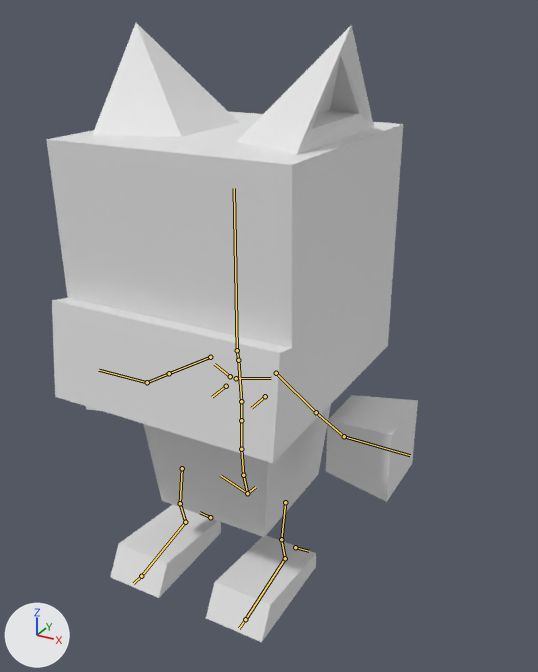
The Blender file Assets/Models/Playermodels/fring_delta.blend: old version first, new version second.
Camera for both pictures: a 50 mm lens placed at (3.08, -5.07, 4.71), pointed at (-0.42, 1.29, 1.53). Every picture has the same lights, and +X, +Y and +Z are marked at lower left. The bones that bend it are drawn over the model as lines.

Names of what the first picture shows: 'Head', 'Left Arm', 'Left Foot', 'Right Arm', 'Right Foot', 'Torso'.
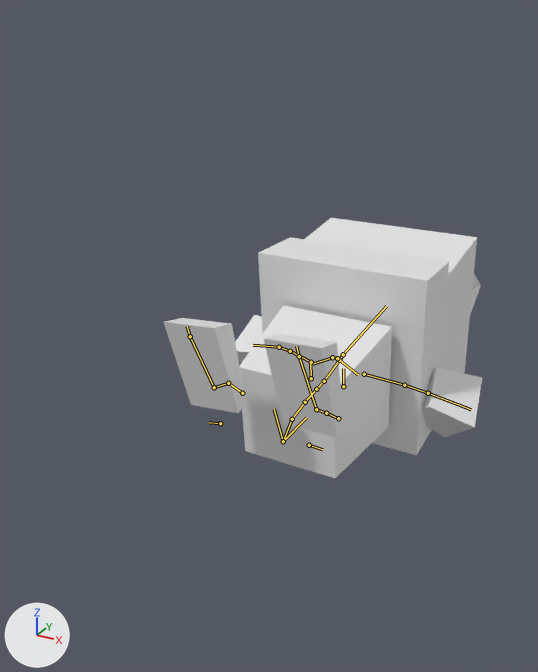
The newer file adds an action. The first version stands in its rest pose; the second is drawn at frame 45 of the action 'Dead'.

What the commit changed:
Bone 'spine' (bone_spine) moves from (0.0, 0.0, 0.0) to (0.0, 0.0, -0.441).
Bone 'spine' (bone_spine) turns from (0, 0, 0) to (-66, 0, 0) degrees about its own x, y and z.
Bone 'spine.001' (bone_spine_001) turns from (0, 0, 0) to (-18, 0, 0) degrees about its own x, y and z.
Bone 'upper_arm.L' (bone_upper_arm_l) turns from (0, 0, 0) to (-22, 33, 48) degrees about its own x, y and z.
Bone 'hand.L' (bone_hand_l) turns from (0, 0, 0) to (-2, 8, -32) degrees about its own x, y and z.
Bone 'upper_arm.R' (bone_upper_arm_r) turns from (0, 0, 0) to (-10, -31, -57) degrees about its own x, y and z.
Bone 'hand.R' (bone_hand_r) turns from (0, 0, 0) to (-1, -6, 41) degrees about its own x, y and z.
Bone 'thigh.L' (bone_thigh_l) turns from (0, 0, 0) to (-48, 0, 0) degrees about its own x, y and z.
Bone 'shin.L' (bone_shin_l) moves from (0.0, 0.0, 0.0) to (0.0, -0.022, 0.021).
Bone 'shin.L' (bone_shin_l) turns from (0, 0, 0) to (-25, 0, 0) degrees about its own x, y and z.
Bone 'foot.L' (bone_foot_l) moves from (0.0, 0.0, 0.0) to (0.0, -0.076, 0.067).
Bone 'foot.L' (bone_foot_l) turns from (0, 0, 0) to (65, -2, 2) degrees about its own x, y and z.
Bone 'thigh.R' (bone_thigh_r) turns from (0, 0, 0) to (-55, 0, 0) degrees about its own x, y and z.
Bone 'foot.R' (bone_foot_r) turns from (0, 0, 0) to (47, 0, 5) degrees about its own x, y and z.

Where the change shows, as pixel boxes (x1, y1, x2, y2) in the pictures (538 x 672 px):
'Head', posed (37% narrower, 46% shorter): before (46, 23, 403, 463); after (258, 218, 481, 455)
'Torso', posed: before (144, 404, 331, 537); after (240, 305, 392, 478)
'Right Foot', posed (27% narrower): before (206, 536, 316, 642); after (264, 334, 344, 437)
'Left Foot', posed (24% narrower): before (111, 505, 221, 598); after (163, 318, 246, 413)
'Right Arm', posed: before (326, 395, 418, 502); after (422, 367, 482, 437)
'Left Arm', posed: before (86, 406, 100, 411); after (235, 315, 263, 363)
bone 'spine', root to tip: before (247, 493) to (243, 475); after (283, 441) to (292, 419)
bone 'spine.001', root to tip: before (243, 475) to (241, 449); after (292, 419) to (305, 402)
bone 'upper_arm.L', root to tip: before (276, 373) to (316, 412); after (364, 374) to (404, 385)
bone 'hand.L', root to tip: before (344, 436) to (410, 455); after (428, 393) to (471, 409)
bone 'upper_arm.R', root to tip: before (210, 357) to (169, 373); after (311, 362) to (290, 351)
bone 'hand.R', root to tip: before (147, 382) to (99, 370); after (279, 347) to (253, 345)
bone 'thigh.L', root to tip: before (285, 502) to (281, 539); after (338, 418) to (326, 413)
bone 'shin.L', root to tip: before (281, 539) to (285, 558); after (326, 413) to (316, 409)
bone 'foot.L', root to tip: before (285, 558) to (245, 619); after (316, 409) to (299, 356)
bone 'thigh.R', root to tip: before (182, 468) to (180, 503); after (242, 393) to (228, 383)
bone 'foot.R', root to tip: before (185, 522) to (141, 576); after (214, 387) to (190, 336)
